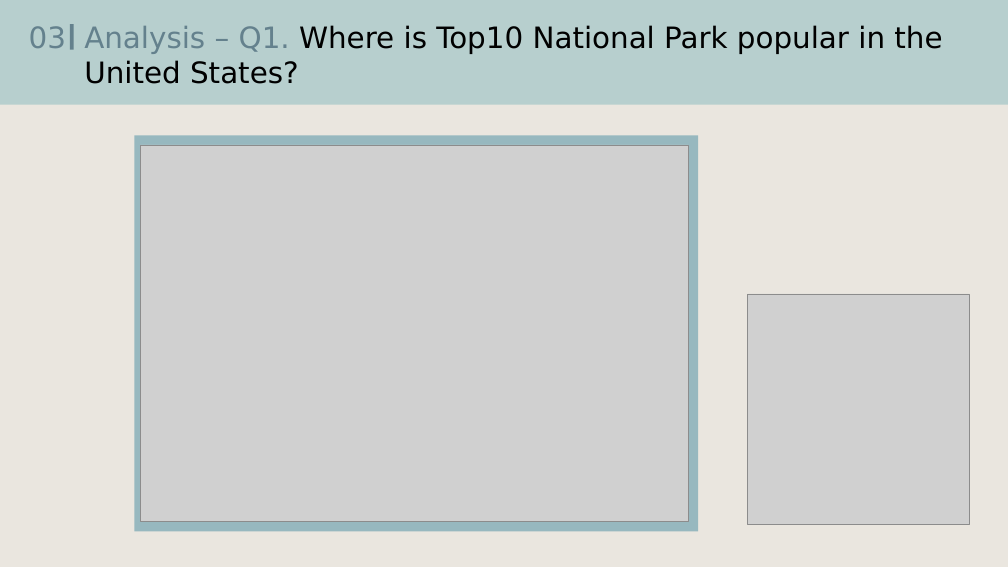
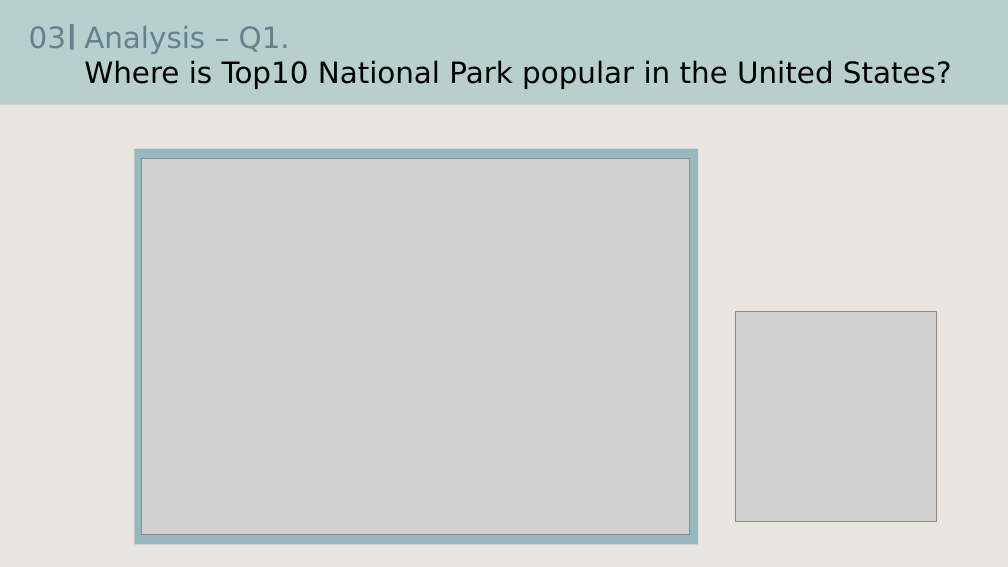
Before and after one commit to hayley01145553/WebScrapingProject, a slide deck: slide 5 of Web Scraping Project.pptx. Drawn at 1008x567 pixels with LibreOffice and Linux fonts; fonts in the diff are those of the drawing; grey boxes stand for pictures. Boxes give left, top, right and bottom in pixels: in the first picture for what was removed or moved away, otherwise in the second. Text is boxed around its words. In the diff, an @@ line names an element or a change of style, - is before the commit and + after.

```diff
--- a/Web Scraping Project.pptx
+++ b/Web Scraping Project.pptx
@@ text at [84, 26, 952, 89]: text changed @@
-Analysis – Q1. Where is Top10 National Park popular in the United States?
+Analysis – Q1.
+Where is Top10 National Park popular in the United States?
@@ rectangle: place and size @@
-rectangle at [135, 135, 699, 532]
+rectangle at [135, 148, 699, 544]
@@ picture: place and size @@
-picture at [141, 145, 689, 522]
+picture at [141, 158, 690, 535]
@@ picture: place and size @@
-picture at [748, 294, 969, 525]
+picture at [736, 312, 937, 521]
```
Also in this commit, not shown: 7 other slides changed.
